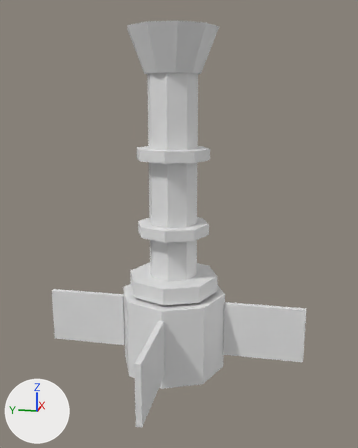
One commit to the glTF model models/orbital_laser.glb: the scene before it, then after it.
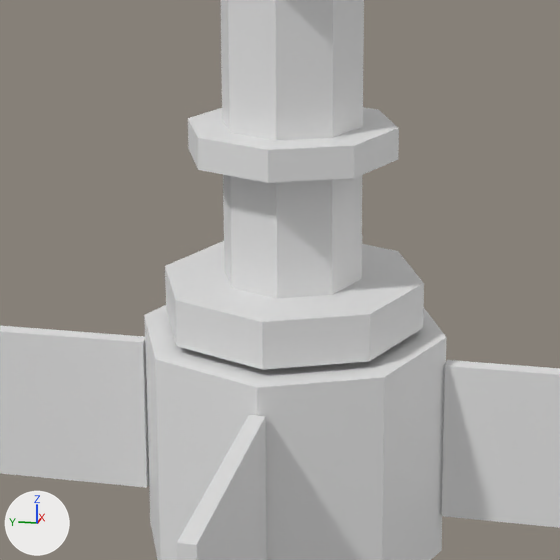
Each version is shown whole from a 50 mm camera at (-0.352, -0.075, 0.076) aimed at (-0.002, -0.005, -0.011), then close up on the part from 21% to 74% of the width and 40% to 83% of the height. Every picture has the same lights, and +X, +Y and +Z are marked at lower left. The older version's two pictures come first. Vertices at exactly the same position are counted once.

Objects in the first close-up: 'OrbitalLaser'.
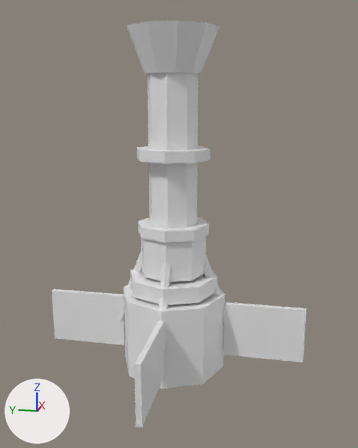
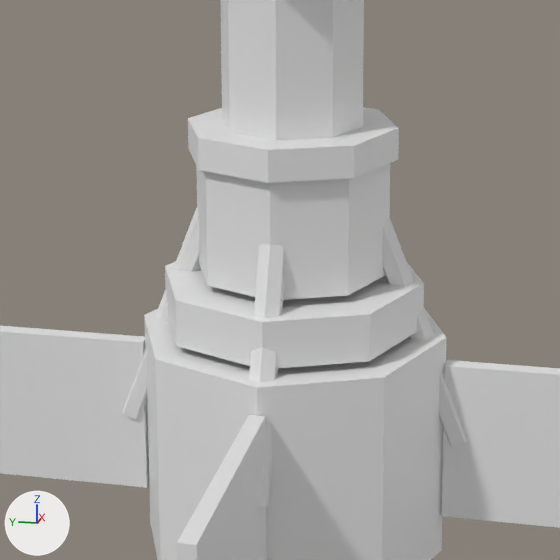
Pixel boxes (x1, y1, x2, y2) of what changed, in the close-ups (560 x 560 px):
```json
{"part": 1, "of": "me_cylinder", "change": "added", "after": [196, 163, 390, 300]}
{"part": 2, "of": "me_cylinder", "change": "added", "after": [123, 208, 467, 507]}
```

Scene script edits in JSON lines:
```json
{"block": "me_cylinder", "where": "# used by ob_orbitallaser; location = (0.0, 0.0, 0.0)"}
{"op": "remove", "block": "me_cylinder", "code": "me_cylinder.from_pydata(...)  # 132 vertices, 224 faces; spans x -0.1..0.1, y -0.1..0.1, z -0.125..0.125"}
{"op": "add", "block": "me_cylinder", "code": "me_cylinder.from_pydata(...)  # 196 vertices, 332 faces; spans x -0.1..0.1, y -0.1..0.1, z -0.125..0.125"}
{"block": "me_cylinder", "change": "me_cylinder part 1: a new loose piece, an 8-sided cylinder along z spanning x -0.025..0.025, y -0.025..0.025, z -0.049..-0.015"}
{"block": "me_cylinder", "change": "me_cylinder part 2"}
{"block": "me_cylinder", "change": "48 vertices are added at x -0.047..0.047, y -0.047..0.047, z -0.094..-0.035"}
{"block": "me_cylinder", "change": "80 new faces join them"}
```
